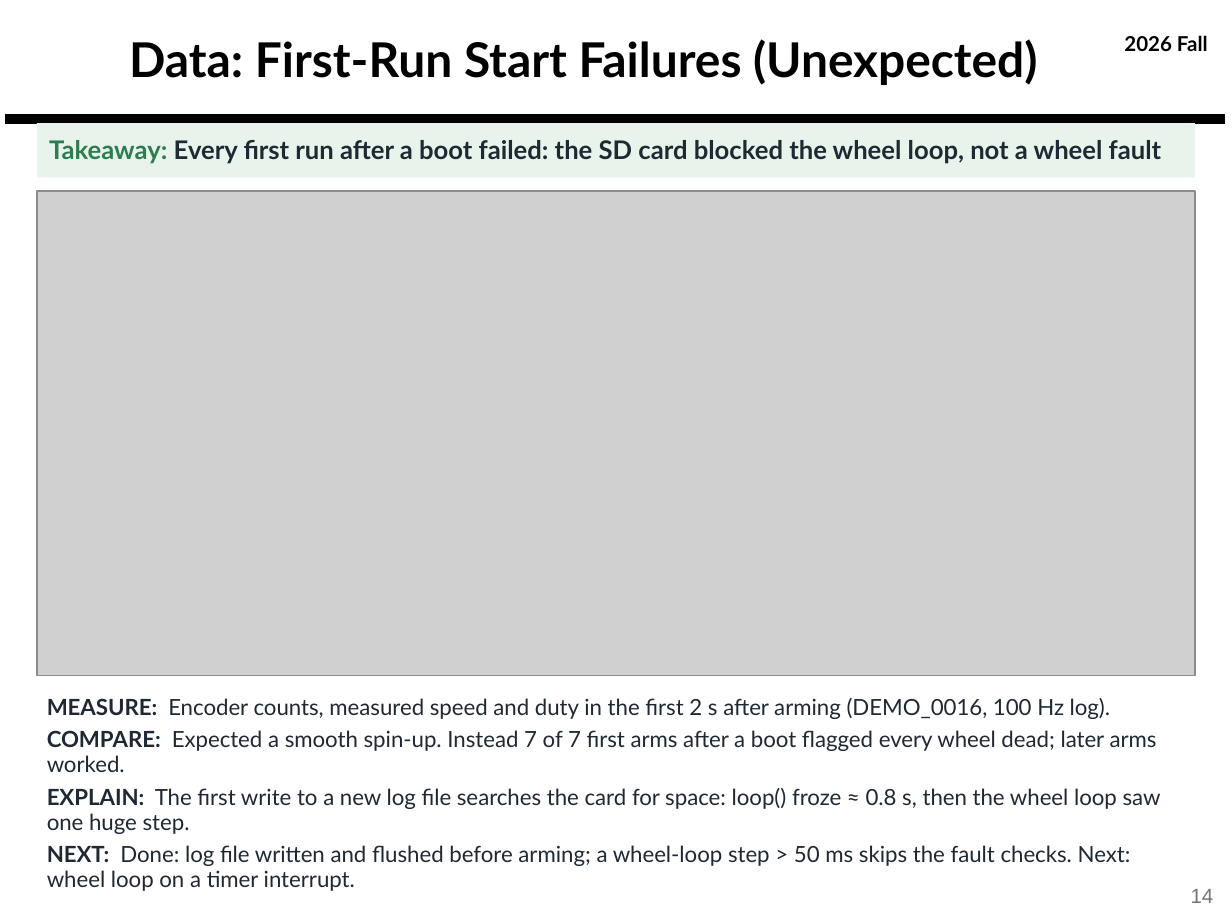
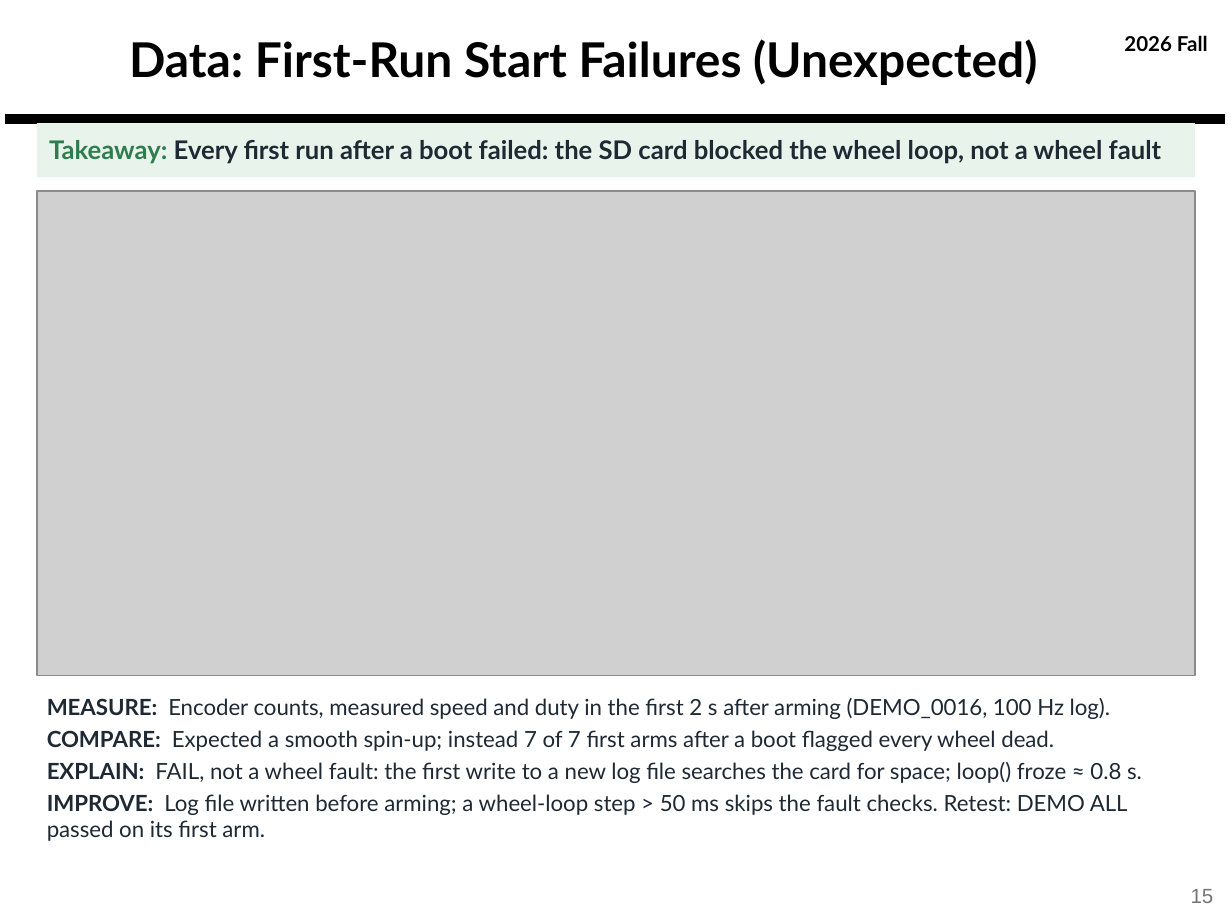
Before and after one commit to derek-weissinger-usafa/Astro-331-Lab-8, a slide deck: slide 15 of Reports/Astro 331 Lab 8_2_3 Body Final Pres.pptx (slide 14 before the commit). Drawn at 1232x924 pixels with LibreOffice and Linux fonts; fonts in the diff are those of the drawing; grey boxes stand for pictures; background and template pictures are left out. Boxes give left, top, right and bottom in pixels: in the first picture for what was removed or moved away, otherwise in the second. Text is boxed around its words. In the diff, an @@ line names an element or a change of style, - is before the commit and + after.

```diff
--- a/Reports/Astro 331 Lab 8_2_3 Body Final Pres.pptx
+++ b/Reports/Astro 331 Lab 8_2_3 Body Final Pres.pptx
@@ text at [47,730,1142,841]: text changed @@
-COMPARE: Expected a smooth spin-up. Instead 7 of 7 first arms after a boot flagged every wheel dead; later arms worked.
-EXPLAIN: The first write to a new log file searches the card for space: loop() froze ≈ 0.8 s, then the wheel loop saw one huge step.
-NEXT: Done: log file written and flushed before arming; a wheel-loop step > 50 ms skips the fault checks. Next: wheel loop on a timer interrupt.
+COMPARE: Expected a smooth spin-up; instead 7 of 7 first arms after a boot flagged every wheel dead.
+EXPLAIN: FAIL, not a wheel fault: the first write to a new log file searches the card for space; loop() froze ≈ 0.8 s.
+IMPROVE: Log file written before arming; a wheel-loop step > 50 ms skips the fault checks. Retest: DEMO ALL passed on its first arm.
@@ page number at [1191,889,1214,903]: text changed @@
-14
+15
```
Also in this commit, not shown: 30 other slides changed, 1 slide added, 14 other files.
